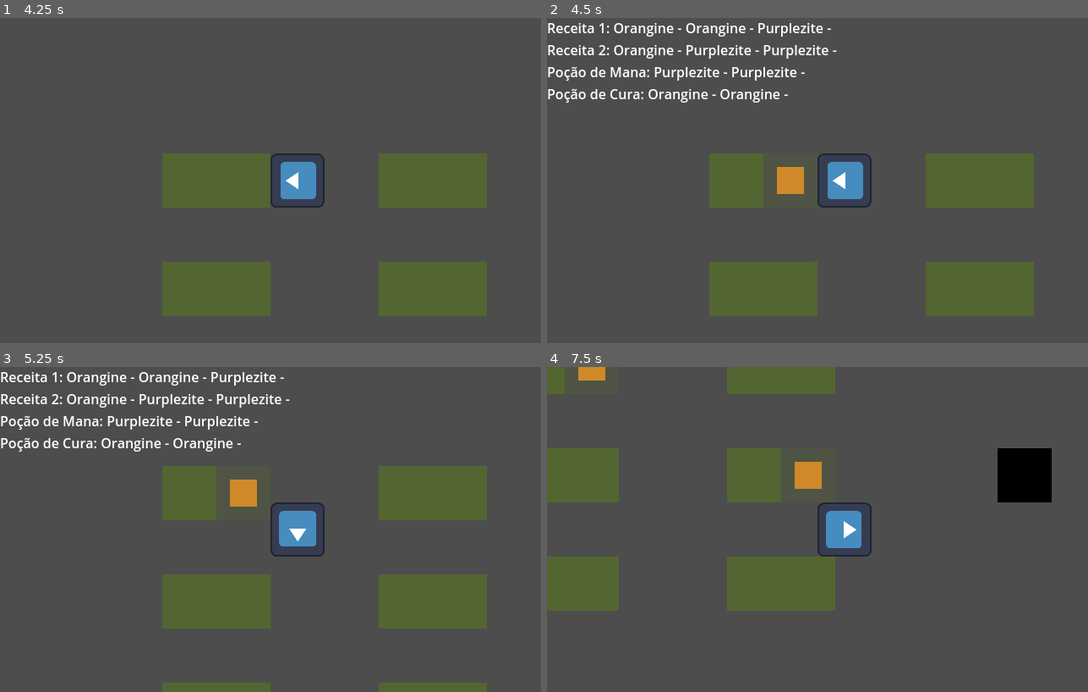
Above: before the commit, frames 1-4 (two rows, left to right).
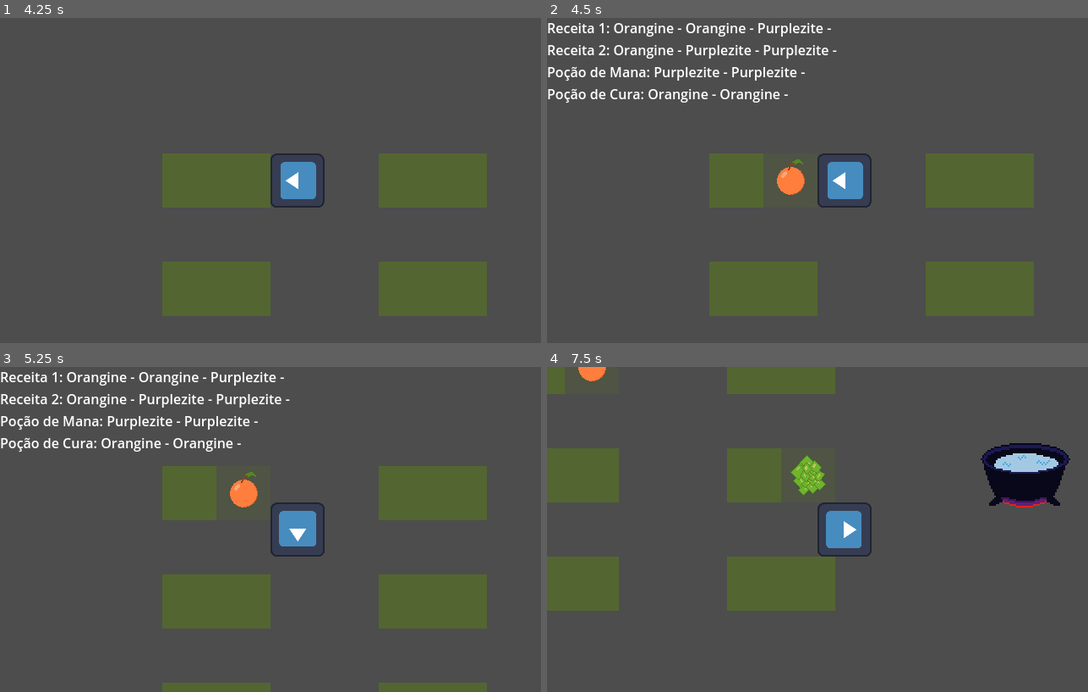
Above: after the commit, the same moments.

Repository: Islan42/GWJ_92_
Game: Godot game, scene res://main.tscn
The game is run twice, just before and just after one commit, with the same random seed, the same clock (stepped at 60 frames per second) and the same inputs. The engine's default icon, where the game draws it, is replaced by a stand-in: a white triangle on a blue panel in a dark square.
Inputs:
- Up to frame 1 (4.25 s): tap Enter (acao) at 0.5, 0.6, 2.85 s; hold D (mover_direita) 0.53-1.28 s; tap Space at 1.25 s; hold S (mover_baixo) 1.28-2.03 s; tap Q (largar_item) at 1.35, 3.6 s; hold D (mover_direita) 2.03-2.78 s; tap R (mostrar_receitas) at 2.1 s; hold W (mover_cima) 2.78-3.53 s; hold A (mover_esquerda) from 3.53 s (still down)
- Up to frame 2 (4.5 s): keep holding A (mover_esquerda); tap Enter (acao) at 4.25 s; tap R (mostrar_receitas) at 4.35 s
- Up to frame 3 (5.25 s): tap Space at 5 s; release A (mover_esquerda) at 5.03 s; hold S (mover_baixo) from 5.03 s (still down); tap Enter (acao) at 5.1 s
- Up to frame 4 (7.5 s): release S (mover_baixo) at 5.78 s; hold D (mover_direita) 5.78-6.53 s; tap Q (largar_item) at 5.85 s; hold W (mover_cima) 6.53-7.28 s; tap R (mostrar_receitas) at 6.6 s; tap Enter (acao) at 7.25, 7.35 s; hold D (mover_direita) from 7.28 s (still down)

Frame 1 is identical in both runs. In frame 2, 0.4% of the frame differs, in the area x 42-48%, y 43-55%; in frame 3, 0.4%; in frame 4, 3.3%, in the area x 5-97%, y 0-44%.

Commit message:
Alguns Sprites
- Caldeirao
- Frutas

Diff:
--- a/objetos/caldeirao.tscn
+++ b/objetos/caldeirao.tscn
@@ -19,6 +19,7 @@
 shape = SubResource("RectangleShape2D_eau5n")
 
 [node name="Sprite2D" type="Sprite2D" parent="."]
+scale = Vector2(2, 2)
 texture = ExtResource("1_ie7xy")
 
 [node name="TempoCozimento" type="Timer" parent="."]
--- a/objetos/ingredientes/Fruta.gd
+++ b/objetos/ingredientes/Fruta.gd
@@ -4,7 +4,7 @@
 @onready var sprite : Sprite2D = $Sprite2D
 @onready var colisao : CollisionShape2D = $CollisionShape2D
 
-var tipos_frutas : Array = ["Orangine", "Purplezite"]
+var tipos_frutas : Array = ["Orangine", "Purplezite", "Greenet", "Redarang_2"]
 
 func setup(tipo_fruta:String = "random"):
 	if tipo_fruta == "random":
Binary file changed: objetos/caldeirao.png
Binary file added: objetos/ingredientes/greenet.png
Not shown, added: objetos/ingredientes/greenet.png.import
Binary file changed: objetos/ingredientes/orangine.png
Binary file changed: objetos/ingredientes/purplezite.png
Binary file added: objetos/ingredientes/redarang.png
Not shown, added: objetos/ingredientes/redarang.png.import
Binary file added: objetos/ingredientes/redarang_2.png
Not shown, added: objetos/ingredientes/redarang_2.png.import
